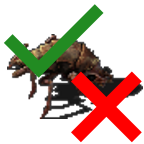
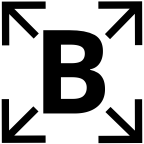
Revision of a layered 144×144 image; what changed, layer by layer:
renamed "Small_biter.png" to "Biter", hid it over 1, 9, 143, 137
